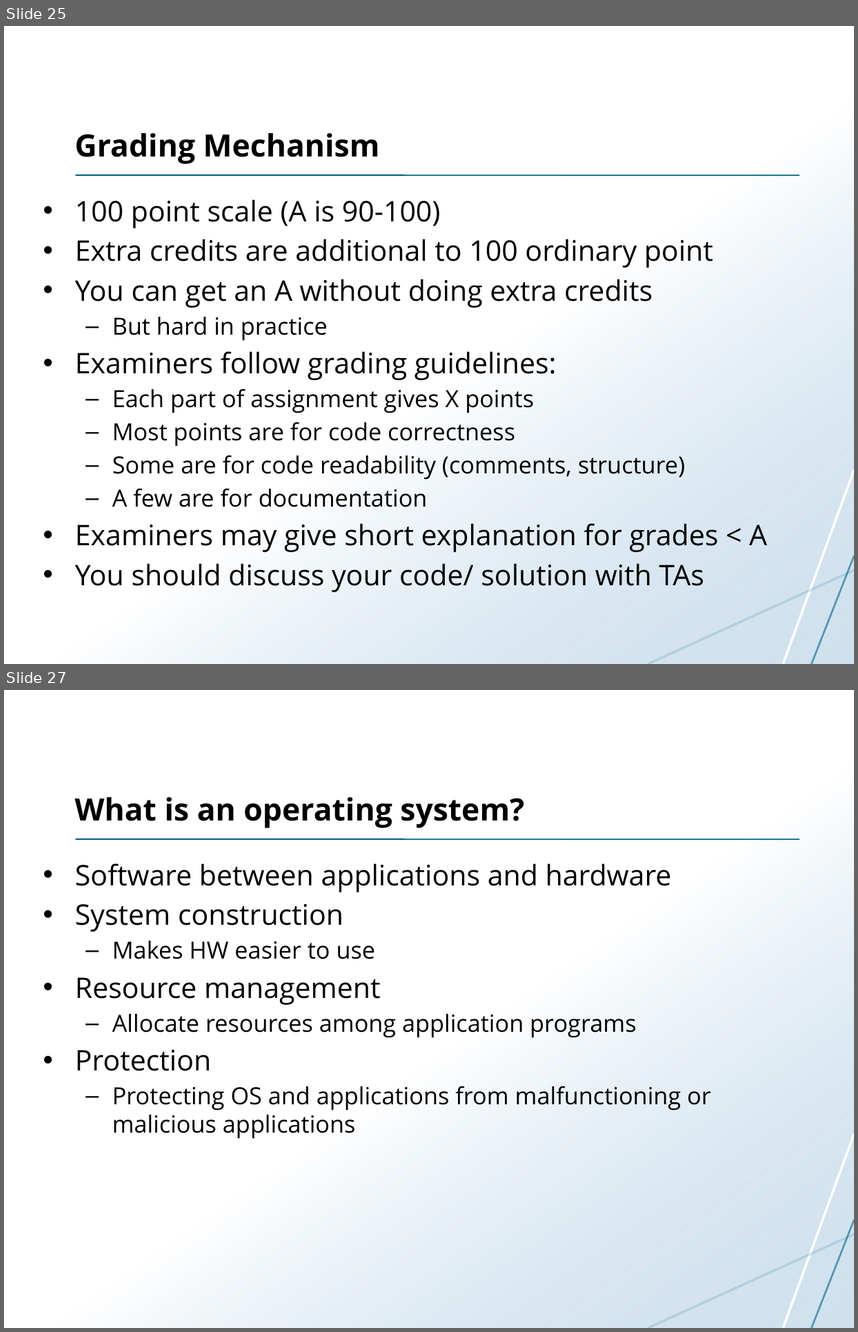
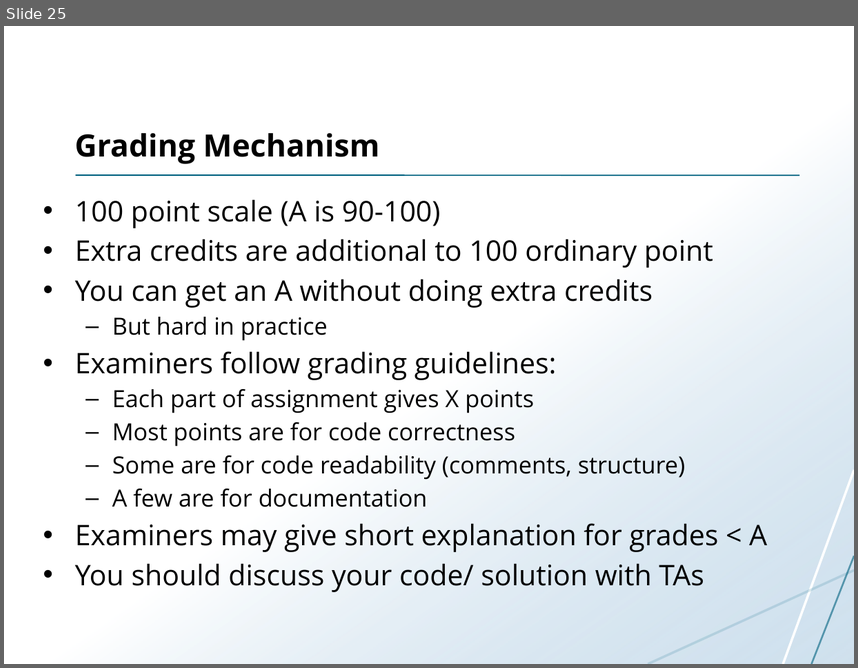
Before and after one commit to uit-inf-2201-s17/uit-inf-2201-s17.github.io, a slide deck: lectures/01-introduction.pptx. Shown one above the other, each under a label of ours: slides 25 and 27 before the commit, slide 25 after it; the slides between them are not shown. The pictures are 858x1332 and 858x668 pixels, drawn with LibreOffice and Linux fonts; fonts in the diff are those of the drawing. Boxes give left, top, right and bottom in pixels: in the first picture for what was removed or moved away, otherwise in the second. Text is boxed around its words. In the diff, an @@ line names an element or a change of style, - is before the commit and + after.

```diff
--- a/lectures/01-introduction.pptx
+++ b/lectures/01-introduction.pptx
@@ slide 27 removed at (4,690,854,1328), background #FFFFFF; not listed: 5 template elements that a slide beside it also shows @@
@@ title removed at (75,797,524,828) @@
-What is an operating system?
@@ text removed at (75,863,711,1138) @@
-• Software between applications and hardware
-• System construction
-  – Makes HW easier to use
-• Resource management
-  – Allocate resources among application programs
-• Protection
-  – Protecting OS and applications from malfunctioning or malicious applications
```
Also in this commit, not shown: 3 slides changed, 1 slide added, 7 other slides removed.
